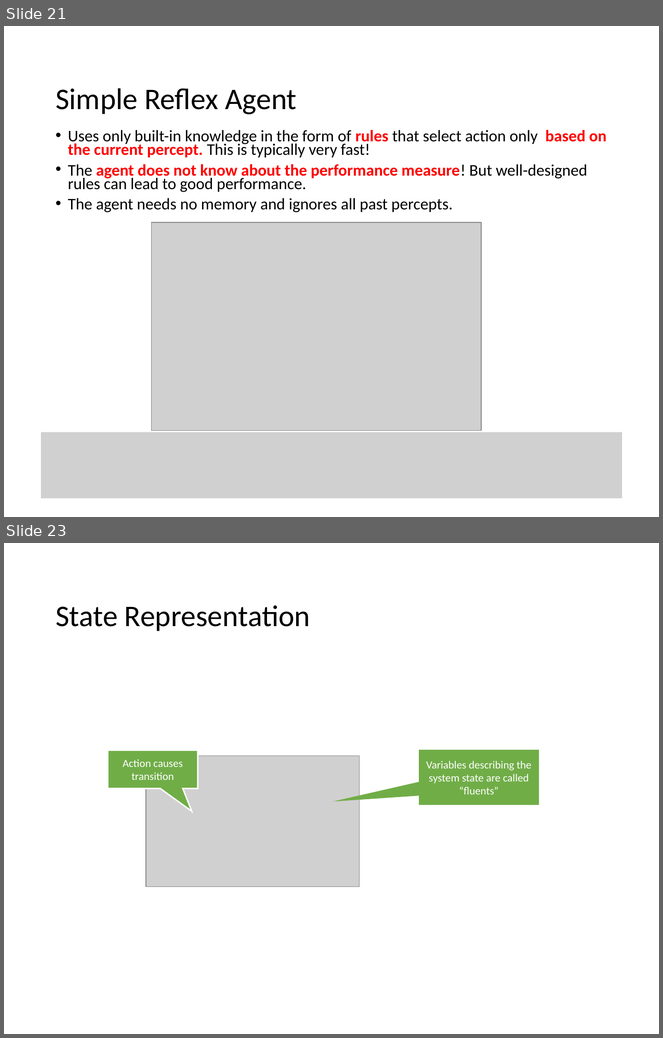
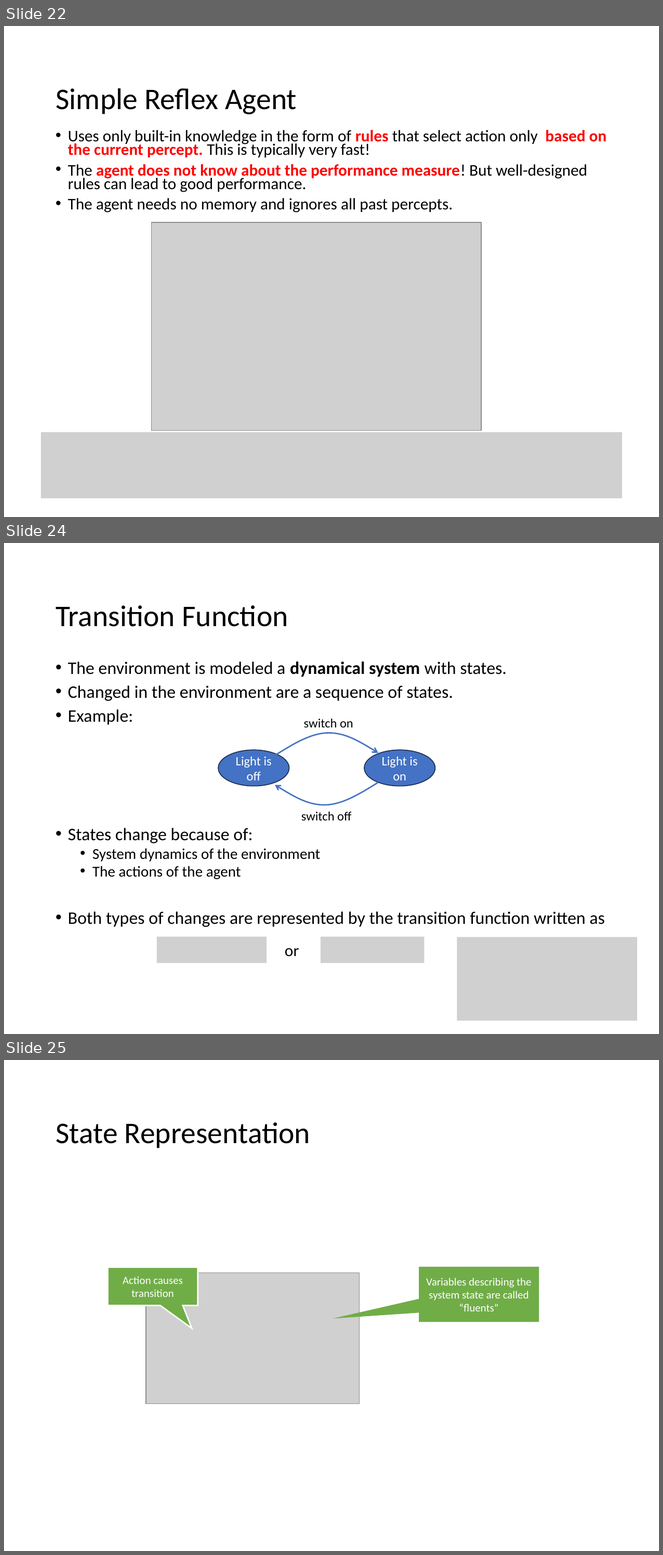
Before and after one commit to mhahsler/CS7320-AI, a slide deck: slides/02_agents.pptx. Shown one above the other, each under a label of ours: slides 21 and 23 before the commit, slides 22, 24 and 25 after it; the slides between them are not shown. The pictures are 663x1038 and 663x1555 pixels, drawn with LibreOffice and Linux fonts; fonts in the diff are those of the drawing; grey boxes stand for pictures. Boxes give left, top, right and bottom in pixels: in the first picture for what was removed or moved away, otherwise in the second. Text is boxed around its words. In the diff, an @@ line names an element or a change of style, - is before the commit and + after.

```diff
--- a/slides/02_agents.pptx
+++ b/slides/02_agents.pptx
@@ slide 24 added at [4,543,659,1034], background #FFFFFF @@
@@ title added at [55,605,288,627], 33 pt, text #000000 @@
+Transition Function
@@ text added at [68,662,605,927], 19.4 pt, text #000000 @@
+• The environment is modeled a dynamical system with states.
+• Changed in the environment are a sequence of states.
+• Example:
+• States change because of:
+  • System dynamics of the environment
+  • The actions of the agent
+• Both types of changes are represented by the transition function written as
@@ text added at [304,719,353,728], 14 pt, text #000000 @@
+switch on
@@ freeform shape added at [275,733,379,755], outline #4472C4 1.5 pt @@
@@ ellipse added at [218,750,289,786], fill #4472C4, outline #1E3256 1 pt, 14 pt, text #FFFFFF @@
+Light is off
@@ ellipse added at [364,750,435,786], fill #4472C4, outline #1E3256 1 pt, 14 pt, text #FFFFFF @@
+Light is on
@@ freeform shape added at [275,783,379,805], outline #4472C4 1.5 pt @@
@@ text added at [301,812,351,821], 14 pt, text #000000 @@
+switch off
@@ picture added at [157,937,267,963] @@
@@ text added at [285,948,299,957], 18 pt, text #000000 @@
+or
@@ picture added at [321,937,424,963] @@
@@ picture added at [457,938,637,1021] @@
@@ what was slide 21 is now slide 22 @@
@@ what was slide 23 is now slide 25 @@
```
Also in this commit, not shown: 5 slides changed, 2 other slides added, 1 other file.
